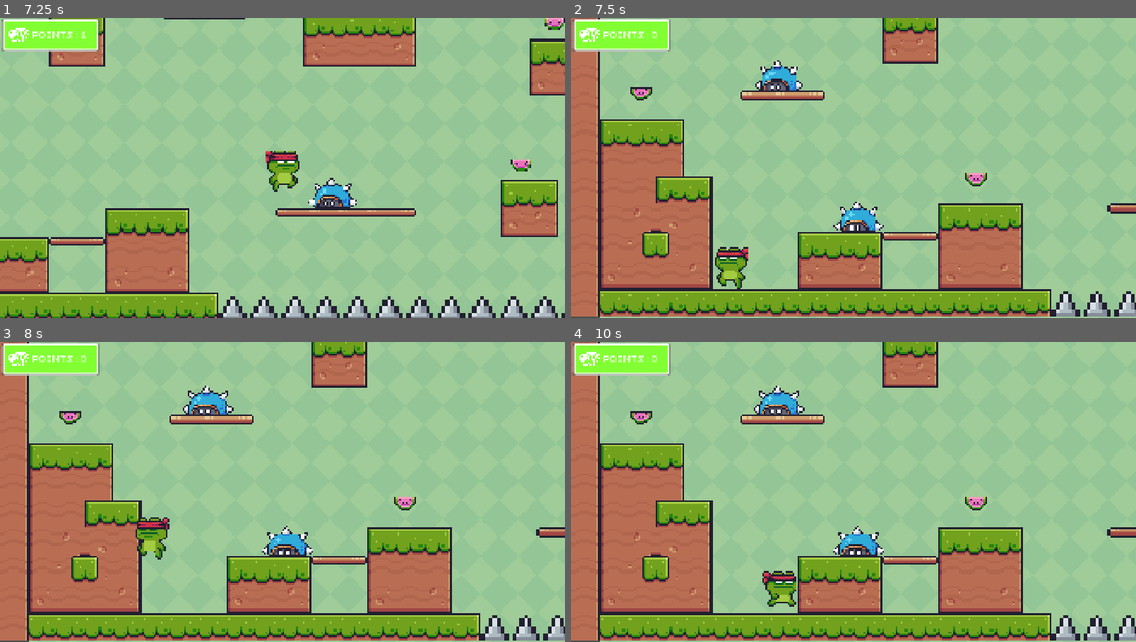
Above: before the commit, frames 1-4 (two rows, left to right).
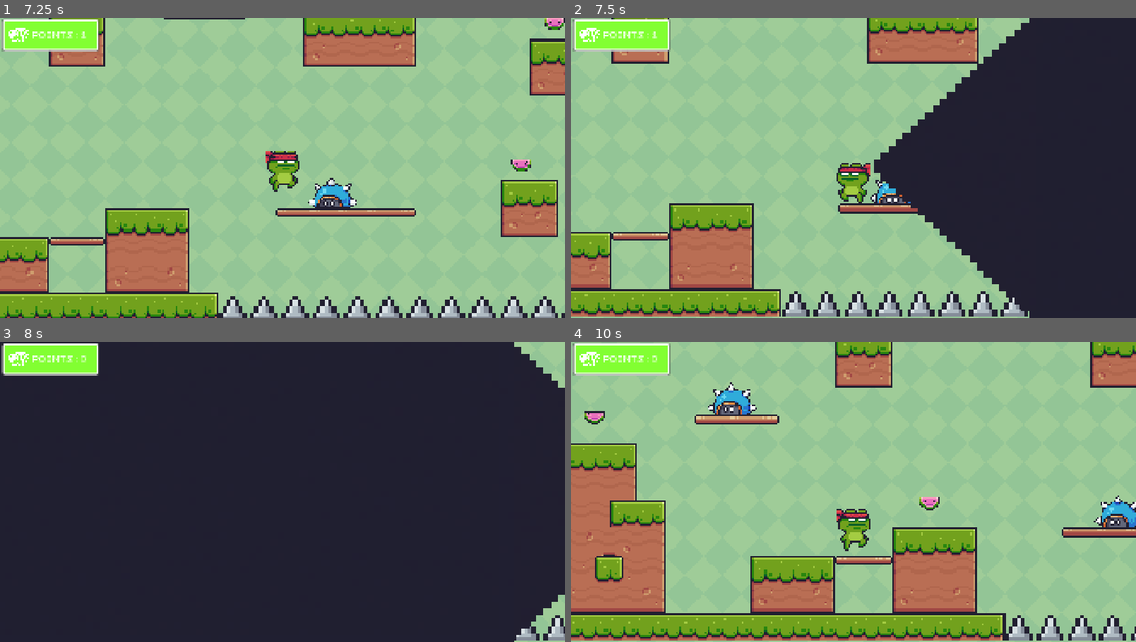
Above: after the commit, the same moments.

Repository: gamesphilo25-hash/godot-game-project
Game: Godot game, scene res://UI/main menue.tscn
The game is run twice, just before and just after one commit, with the same random seed, the same clock (stepped at 60 frames per second) and the same inputs.
Inputs:
- Up to frame 1 (7.25 s): click "start game" at 0.5 s; hold D (right) 1.28-2.78 s; tap Space (jump) at 1.35, 1.52, 1.82, 2.1, 2.27, 2.57, 2.85, 3.6, 3.77, 4.07, 4.35, 4.52, 4.82, 5.1, 5.27, 5.57, 6.6 s; hold A (LEFT) 2.78-3.53 s; hold D (right) 3.53-5.03 s; tap Escape (pause) at 4.9 s; hold A (LEFT) 5.03-5.75 s; click "Resume" at 5.75 s; hold D (right) from 6.53 s (still down)
- Up to frame 2 (7.5 s): release D (right) at 7.28 s; hold A (LEFT) from 7.28 s (still down); tap Space (jump) at 7.35 s
- Up to frame 3 (8 s): keep holding A (LEFT); tap Space (jump) at 7.52, 7.82 s
- Up to frame 4 (10 s): tap Space (jump) at 8.1, 8.27, 8.57, 8.85, 9.02, 9.32, 9.6 s; release A (LEFT) at 8.78 s; hold D (right) from 8.78 s (still down)

Frame 1 is identical in both runs. In frame 2, 62% of the frame differs, in the area x 0-100%, y 0-100%; in frame 3, 92%; in frame 4, 30%.

Commit message:
7/5/2026

Diff:
--- a/Enemy/enemy.gd
+++ b/Enemy/enemy.gd
@@ -9,7 +9,7 @@
 	if body.is_in_group("plyer"):
 		var y_delta = position.y - body.position.y
 		print(y_delta)
-		if y_delta > 60:
+		if y_delta > 50:
 			print("destroy enemy")
 			queue_free()
 		else:
--- /dev/null
+++ b/UI/canvas_layer.tscn
@@ -0,0 +1,80 @@
+[gd_scene format=3 uid="uid://cdyui5vl600vc"]
+
+[ext_resource type="FontFile" uid="uid://dttdvx7wo0fay" path="res://world/stuff/BitcountSingle-VariableFont_CRSV,ELSH,ELXP,slnt,wght.ttf" id="1_bfbsr"]
+[ext_resource type="Texture2D" uid="uid://bclsoqepuhifd" path="res://world/stuff/cloectables/watermelon.svg" id="2_rxn48"]
+[ext_resource type="PackedScene" uid="uid://cndnuk5ddw02k" path="res://UI/pause.tscn" id="3_5xc7t"]
+[ext_resource type="Texture2D" uid="uid://dueohcohekhw3" path="res://icon.svg" id="4_rxn48"]
+
+[sub_resource type="StyleBoxFlat" id="StyleBoxFlat_e8p81"]
+bg_color = Color(0.50980395, 1, 0.19607843, 1)
+border_width_left = 6
+border_width_top = 6
+border_width_right = 6
+border_width_bottom = 6
+border_color = Color(1, 1, 1, 1)
+corner_radius_top_left = 6
+corner_radius_top_right = 6
+corner_radius_bottom_right = 6
+corner_radius_bottom_left = 6
+shadow_color = Color(0.25449643, 0.25449646, 0.25449637, 0.6)
+shadow_size = 5
+
+[node name="CanvasLayer" type="CanvasLayer" unique_id=1795012638]
+
+[node name="main panel" type="Panel" parent="." unique_id=1825308608]
+offset_left = 9.0
+offset_top = 7.0
+offset_right = 335.0
+offset_bottom = 112.0
+theme_override_styles/panel = SubResource("StyleBoxFlat_e8p81")
+
+[node name="Label" type="Label" parent="main panel" unique_id=826539608]
+unique_name_in_owner = true
+layout_mode = 1
+anchors_preset = 15
+anchor_right = 1.0
+anchor_bottom = 1.0
+offset_left = 32.0
+offset_top = 1.0
+offset_right = 32.0
+offset_bottom = 1.0
+grow_horizontal = 2
+grow_vertical = 2
+theme_override_fonts/font = ExtResource("1_bfbsr")
+theme_override_font_sizes/font_size = 39
+text = "POINTS:0"
+horizontal_alignment = 1
+vertical_alignment = 1
+
+[node name="TextureRect" type="TextureRect" parent="main panel" unique_id=1484073824]
+layout_mode = 1
+anchors_preset = 4
+anchor_top = 0.5
+anchor_bottom = 0.5
+offset_left = 15.0
+offset_top = -37.5
+offset_right = 94.0
+offset_bottom = 37.0
+grow_vertical = 2
+texture = ExtResource("2_rxn48")
+expand_mode = 1
+
+[node name="pause" parent="." unique_id=432055490 instance=ExtResource("3_5xc7t")]
+
+[node name="TouchScreenButton" type="TouchScreenButton" parent="." unique_id=1964719268]
+position = Vector2(95, 841)
+scale = Vector2(1.1640626, 1.0390625)
+texture_normal = ExtResource("4_rxn48")
+action = "right"
+
+[node name="TouchScreenButton2" type="TouchScreenButton" parent="." unique_id=813969464]
+position = Vector2(270.99997, 850.99994)
+scale = Vector2(1.2421876, 1.0390626)
+texture_normal = ExtResource("4_rxn48")
+action = "LEFT"
+
+[node name="TouchScreenButton3" type="TouchScreenButton" parent="." unique_id=1776068047]
+position = Vector2(183.00002, 625)
+scale = Vector2(1.2578126, 1.2812501)
+texture_normal = ExtResource("4_rxn48")
+action = "jump"
--- /dev/null
+++ b/UI/transtions.gd
@@ -0,0 +1,22 @@
+extends CanvasLayer
+
+@onready var animation_player: AnimationPlayer = $AnimationPlayer
+
+
+func change_sceen(target_sceen , delay = 0.1):
+	get_tree().paused = true
+	await get_tree().create_timer(delay).timeout
+	animation_player.play("in")
+	await animation_player.animation_finished
+	get_tree().change_scene_to_packed(target_sceen)
+	animation_player.play("out")
+	get_tree().paused = false
+
+func die(delay = 0.001):
+	get_tree().paused = true
+	await get_tree().create_timer(delay).timeout
+	animation_player.play("in")
+	await animation_player.animation_finished
+	get_tree().reload_current_scene()
+	animation_player.play("out")
+	get_tree().paused = false
--- a/UI/transtions.tscn
+++ b/UI/transtions.tscn
@@ -1,13 +1,71 @@
 [gd_scene format=3 uid="uid://rbfoqtur1d1d"]
 
+[ext_resource type="Script" uid="uid://h6t1ilvq280o" path="res://UI/transtions.gd" id="1_ixohl"]
 [ext_resource type="Texture2D" uid="uid://blrjmn4vnn1k6" path="res://UI/New Piskel.png" id="1_jmetg"]
 
+[sub_resource type="Animation" id="Animation_ixohl"]
+length = 0.001
+tracks/0/type = "value"
+tracks/0/imported = false
+tracks/0/enabled = true
+tracks/0/path = NodePath("Transition:position")
+tracks/0/interp = 1
+tracks/0/loop_wrap = true
+tracks/0/keys = {
+"times": PackedFloat32Array(0),
+"transitions": PackedFloat32Array(1),
+"update": 0,
+"values": [Vector2(4141, 507)]
+}
+
+[sub_resource type="Animation" id="Animation_tcbo8"]
+resource_name = "in"
+length = 0.5
+tracks/0/type = "value"
+tracks/0/imported = false
+tracks/0/enabled = true
+tracks/0/path = NodePath("Transition:position")
+tracks/0/interp = 1
+tracks/0/loop_wrap = true
+tracks/0/keys = {
+"times": PackedFloat32Array(0, 0.5),
+"transitions": PackedFloat32Array(1, 1),
+"update": 0,
+"values": [Vector2(4141, 507), Vector2(955.00024, 507)]
+}
+
+[sub_resource type="Animation" id="Animation_3qbgo"]
+resource_name = "out"
+length = 0.5
+tracks/0/type = "value"
+tracks/0/imported = false
+tracks/0/enabled = true
+tracks/0/path = NodePath("Transition:position")
+tracks/0/interp = 1
+tracks/0/loop_wrap = true
+tracks/0/keys = {
+"times": PackedFloat32Array(0, 0.5),
+"transitions": PackedFloat32Array(1, 1),
+"update": 0,
+"values": [Vector2(955.00024, 507), Vector2(-2194.9998, 507)]
+}
+
+[sub_resource type="AnimationLibrary" id="AnimationLibrary_2r6he"]
+_data = {
+&"RESET": SubResource("Animation_ixohl"),
+&"in": SubResource("Animation_tcbo8"),
+&"out": SubResource("Animation_3qbgo")
+}
+
 [node name="transtions" type="CanvasLayer" unique_id=28610164]
+process_mode = 3
+script = ExtResource("1_ixohl")
 
 [node name="Transition" type="Sprite2D" parent="." unique_id=120141379]
 texture_filter = 1
-position = Vector2(4086.0002, 504.00006)
+position = Vector2(4141, 507)
 scale = Vector2(25.090912, 23.386362)
 texture = ExtResource("1_jmetg")
 
 [node name="AnimationPlayer" type="AnimationPlayer" parent="." unique_id=867458729]
+libraries/ = SubResource("AnimationLibrary_2r6he")
--- a/levels/level1.tscn
+++ b/levels/level1.tscn
@@ -139,7 +139,7 @@
 texture = ExtResource("12_bekh1")
 
 [node name="fall area" type="Area2D" parent="sceen elemnts" unique_id=83845226]
-position = Vector2(1163, 721)
+position = Vector2(1163, 769)
 script = ExtResource("10_8bcou")
 
 [node name="CollisionShape2D" type="CollisionShape2D" parent="sceen elemnts/fall area" unique_id=1094083980]
--- a/levels/level2.tscn
+++ b/levels/level2.tscn
@@ -64,7 +64,7 @@
 script = ExtResource("4_hq01p")
 
 [node name="win trophy" parent="sceen elemnts" unique_id=1889917194 instance=ExtResource("6_bcewn")]
-position = Vector2(2689, 408)
+position = Vector2(2688, 408)
 target_sceen = ExtResource("6_fjysh")
 
 [node name="Enemys" type="Node" parent="sceen elemnts" unique_id=403167597]
@@ -113,16 +113,16 @@
 [node name="Area2D13" parent="sceen elemnts/collecabels" unique_id=326768051 instance=ExtResource("5_fjysh")]
 position = Vector2(2763, 74)
 
-[node name="CanvasLayer" type="CanvasLayer" parent="." unique_id=239540954]
+[node name="CanvasLayer" type="CanvasLayer" parent="." unique_id=1685919604]
 
-[node name="main panel" type="Panel" parent="CanvasLayer" unique_id=1684900861]
+[node name="main panel" type="Panel" parent="CanvasLayer" unique_id=1072527308]
 offset_left = 9.0
 offset_top = 7.0
 offset_right = 335.0
 offset_bottom = 112.0
-theme_override_styles/panel = SubResource("StyleBoxFlat_e8p81")
+theme_override_styles/panel = SubResource("StyleBoxFlat_hq01p")
 
-[node name="Label" type="Label" parent="CanvasLayer/main panel" unique_id=2011815426]
+[node name="Label" type="Label" parent="CanvasLayer/main panel" unique_id=1564021137]
 unique_name_in_owner = true
 layout_mode = 1
 anchors_preset = 15
@@ -140,7 +140,7 @@
 horizontal_alignment = 1
 vertical_alignment = 1
 
-[node name="TextureRect" type="TextureRect" parent="CanvasLayer/main panel" unique_id=1166797829]
+[node name="TextureRect" type="TextureRect" parent="CanvasLayer/main panel" unique_id=869888587]
 layout_mode = 1
 anchors_preset = 4
 anchor_top = 0.5
--- a/project.godot
+++ b/project.godot
@@ -17,6 +17,10 @@
 boot_splash/show_image=false
 boot_splash/use_filter=false
 config/icon="res://icon.svg"
+
+[autoload]
+
+Transtions="*uid://rbfoqtur1d1d"
 
 [display]
 
--- a/world/stuff/fall_area.gd
+++ b/world/stuff/fall_area.gd
@@ -3,6 +3,6 @@
 
 func _on_body_entered(body: Node2D) -> void:
 	if body.is_in_group("plyer"):
-		get_tree().reload_current_scene()
+		Transtions.die()
 
 	pass # Replace with function body.
--- a/world/stuff/game_manger.gd
+++ b/world/stuff/game_manger.gd
@@ -9,7 +9,7 @@
 	lives -= 1
 	print(lives)
 	if lives == 0:
-		get_tree().reload_current_scene()
+		Transtions.die()
 
 func add_points():
 	points += 1
--- a/world/stuff/win trophy/win_trophy.gd
+++ b/world/stuff/win trophy/win_trophy.gd
@@ -4,4 +4,4 @@
 
 func _on_body_entered(body: Node2D) -> void:
 	if (body.is_in_group("plyer")):
-		get_tree().change_scene_to_packed(target_sceen)
+		Transtions.change_sceen(target_sceen)
Binary file changed: UI/New Piskel.png
Not shown, added: UI/transtions.gd.uid
Not shown: 1 places in levels/level2.tscn that only renumber resources
